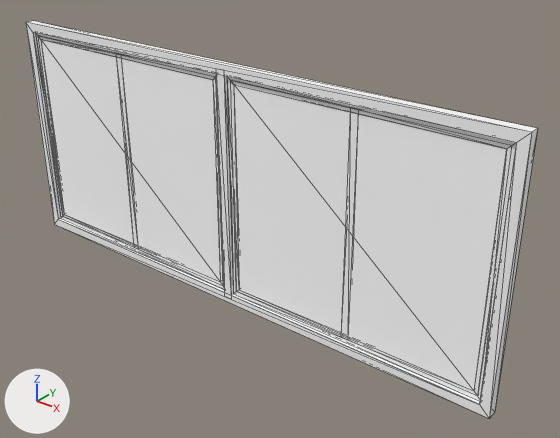
A saved change to the glTF model outputs/7412/objects/WindowFactory65507.spawn_asset9.glb.
Both versions are drawn from a 50 mm camera at (2.71, -2.92, 1.74) aimed at (0.27, 0.13, -0.15). Lighting does not change. The marker at lower left points along +X, +Y and +Z. The picture after the commit comes second. Mesh edges are drawn as thin lines. Vertices at exactly the same position are counted once.

Script lines for the objects in view, before the commit:
```python
me_cube_022 = bpy.data.meshes.new('Cube.022')
me_cube_022.from_pydata(...)  # 100 vertices, 168 faces; spans x -1.67..1.67, y -0.03..0.03, z -0.71..0.71
# faces by material slot: [144, 24]
me_cube_022.materials.append(mat_shader_wood_007)  # white #ffffff
me_cube_022.materials.append(mat_shader_window_glass_009)  # white #ffffff
ob_windowfactory_65507__spawn_asset_9__001 = bpy.data.objects.new('WindowFactory(65507).spawn_asset(9).001', me_cube_022)
ob_windowfactory_65507__spawn_asset_9__001.location = (0.0, 0.0, 0.0)
```
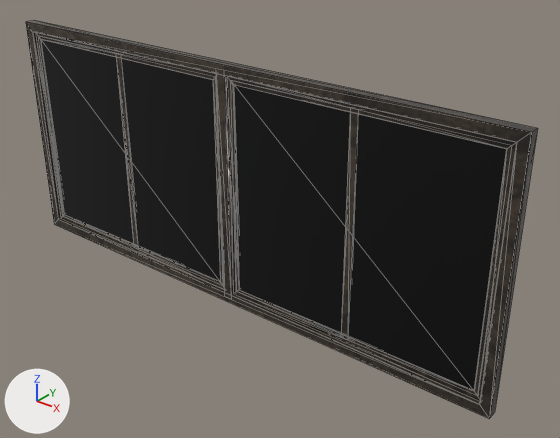
Edits to the scene script, one JSON object a line:
```json
{"op": "add", "block": "img_windowfactory65507_spawn_asset9_metallic_windowfactory65507_spawn_asset9_roughness", "code": ["img_windowfactory65507_spawn_asset9_metallic_windowfactory65507_spawn_asset9_roughness = load_image('WindowFactory65507.spawn_asset9_metallic-WindowFactory65507.spawn_asset9_roughness', '_unpacked/WindowFactory65507.spawn_asset9_metallic-WindowFactory65507.spawn_asset9_roughness', 512, 512, 'Non-Color')"]}
{"op": "add", "block": "img_windowfactory65507_spawn_asset9_normal", "code": ["img_windowfactory65507_spawn_asset9_normal = load_image('WindowFactory65507.spawn_asset9_normal', '_unpacked/WindowFactory65507.spawn_asset9_normal', 512, 512, 'Non-Color')"]}
{"op": "add", "block": "img_windowfactory65507_spawn_asset9_albedo", "code": ["img_windowfactory65507_spawn_asset9_albedo = load_image('WindowFactory65507.spawn_asset9_albedo', '_unpacked/WindowFactory65507.spawn_asset9_albedo', 512, 512, 'sRGB')"]}
{"op": "add", "block": "mat_windowfactory65507_spawn_asset9__baked", "code": ["mat_windowfactory65507_spawn_asset9__baked = bpy.data.materials.new('WindowFactory65507.spawn_asset9__baked')", "# uses the picture img_windowfactory65507_spawn_asset9_albedo", "# uses the picture img_windowfactory65507_spawn_asset9_metallic_windowfactory65507_spawn_asset9_roughness", "# uses the picture img_windowfactory65507_spawn_asset9_normal"]}
{"block": "me_cube_022", "where": "# used by ob_windowfactory_65507__spawn_asset_9__001; location = (0.0, 0.0, 0.0)"}
{"op": "remove", "block": "me_cube_022", "code": "me_cube_022.from_pydata(...)  # 100 vertices, 168 faces; spans x -1.67..1.67, y -0.03..0.03, z -0.71..0.71"}
{"op": "add", "block": "me_cube_022", "code": "me_cube_022.from_pydata(...)  # 122 vertices, 212 faces; spans x -1.67..1.67, y -0.03..0.03, z -0.72..0.72"}
{"block": "me_cube_022", "change": "me_cube_022 part 1"}
{"block": "me_cube_022", "change": "65 faces are deleted"}
{"block": "me_cube_022", "change": "22 vertices are added at x -1.67..1.67, y -0.03..0.03, z -0.72..0.72"}
{"block": "me_cube_022", "change": "109 new faces join them"}
{"block": "me_cube_022", "change": "me_cube_022 part 2: 80 faces spanning x -1.67..1.67, y -0.03..0.03, z -0.71..0.71 switch from mat_shader_wood_007 (white #ffffff) to mat_windowfactory65507_spawn_asset9__baked"}
{"block": "me_cube_022", "change": "me_cube_022 part 3: 24 faces spanning x -1.59..1.59, y -0.01..0.01, z -0.63..0.63 switch from mat_shader_window_glass_009 (white #ffffff) to mat_windowfactory65507_spawn_asset9__baked"}
```

Location of each change, [x1, y1, x2, y2] in pixels of the pictures (560 x 438 px):
```json
{"part": 1, "of": "me_cube_022", "change": "reshaped", "before": [26, 21, 538, 418], "after": [26, 21, 538, 418]}
{"part": 2, "of": "me_cube_022", "change": "recoloured", "before": [36, 39, 516, 373], "after": [36, 39, 516, 373]}
{"part": 3, "of": "me_cube_022", "change": "recoloured", "before": [41, 40, 506, 390], "after": [41, 40, 506, 390], "on screen": "white to black"}
```
